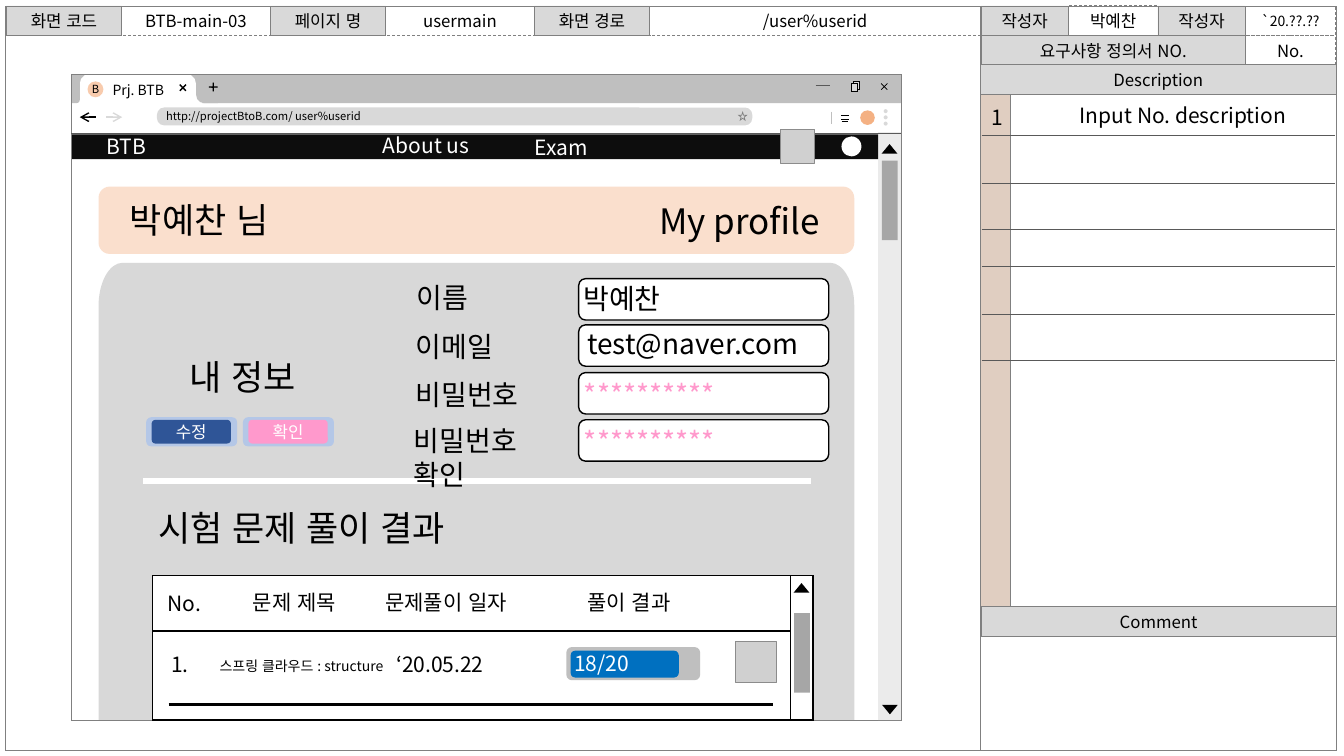
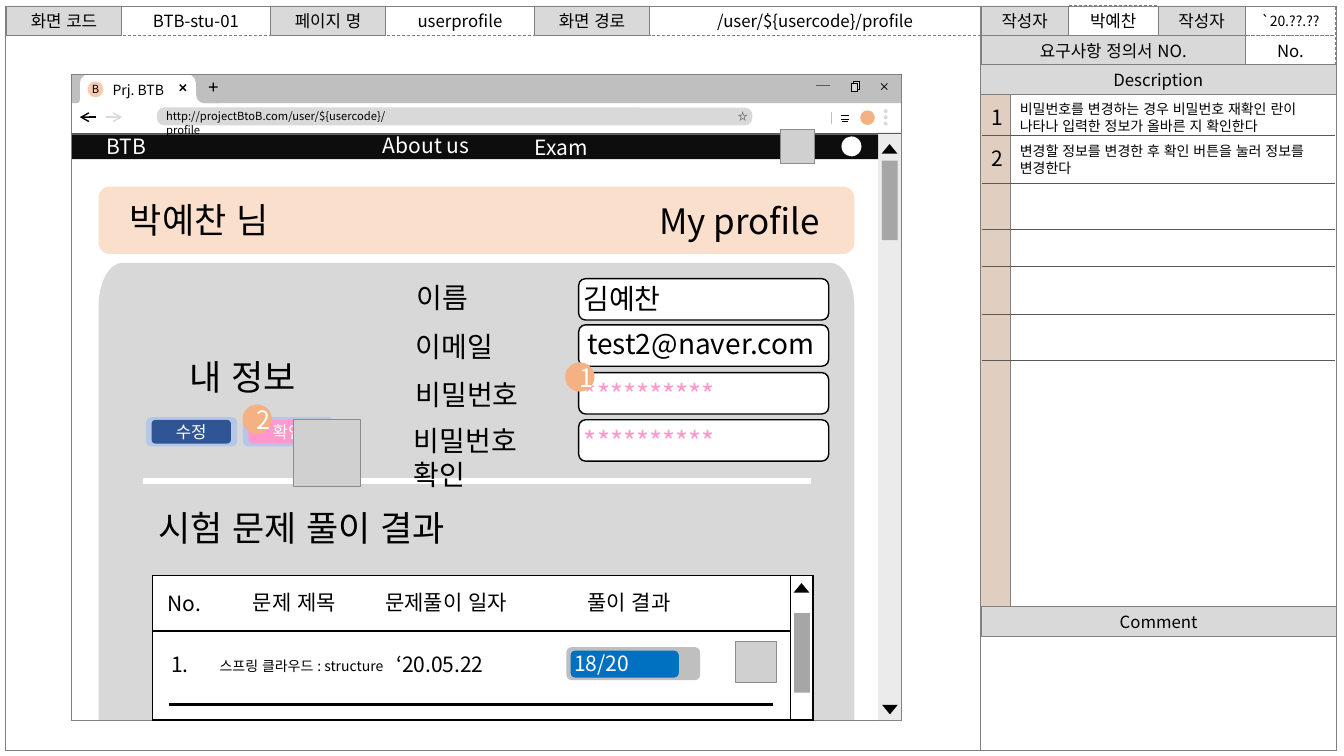
Before and after one commit to PYC1080/MSA_Mentoring, a slide deck: slide 26 of project/BtoB_Storyboard.pptx (slide 28 before the commit). Drawn at 1344x756 pixels with LibreOffice and Linux fonts; fonts in the diff are those of the drawing; grey boxes stand for pictures; background and template pictures are left out. Boxes give left, top, right and bottom in pixels: in the first picture for what was removed or moved away, otherwise in the second. Text is boxed around its words. In the diff, an @@ line names an element or a change of style, - is before the commit and + after.

```diff
--- a/project/BtoB_Storyboard.pptx
+++ b/project/BtoB_Storyboard.pptx
@@ text in rectangle at <box>153,14,239,28</box>: text changed @@
-BTB-main-03
+BTB-stu-01
@@ text in rectangle at <box>418,13,503,31</box>: text changed @@
-usermain
+userprofile
@@ text in rectangle at <box>717,13,913,31</box>: text changed @@
-/user%userid
+/user/${usercode}/profile
@@ text at <box>166,110,385,137</box>: text changed @@
-http://projectBtoB.com/ user%userid
+http://projectBtoB.com/user/${usercode}/profile
@@ text added at <box>1020,102,1297,132</box>, 10 pt, text #000000 @@
+비밀번호를 변경하는 경우 비밀번호 재확인 란이 나타나 입력한 정보가 올바른 지 확인한다
@@ text removed at <box>1080,106,1286,128</box> @@
-Input No. description
@@ text added at <box>1020,144,1304,174</box>, 10 pt, text #000000 @@
+변경할 정보를 변경한 후 확인 버튼을 눌러 정보를 변경한다
@@ text added at <box>991,150,1003,166</box>, 15 pt, text #000000 @@
+2
@@ text at <box>583,285,660,312</box>: text changed @@
-박예찬
+김예찬
@@ text at <box>587,333,814,359</box>: text changed @@
-test@naver.com
+test2@naver.com
@@ ellipse added at <box>566,362,595,391</box>, fill #F4B183, 18 pt, text #FFFFFF @@
+1
@@ ellipse added at <box>243,404,272,434</box>, fill #F4B183, 18 pt, text #FFFFFF @@
+2
@@ picture added at <box>293,419,361,487</box> @@
```
Also in this commit, not shown: 47 other slides changed, 38 slides added, 8 slides removed.
